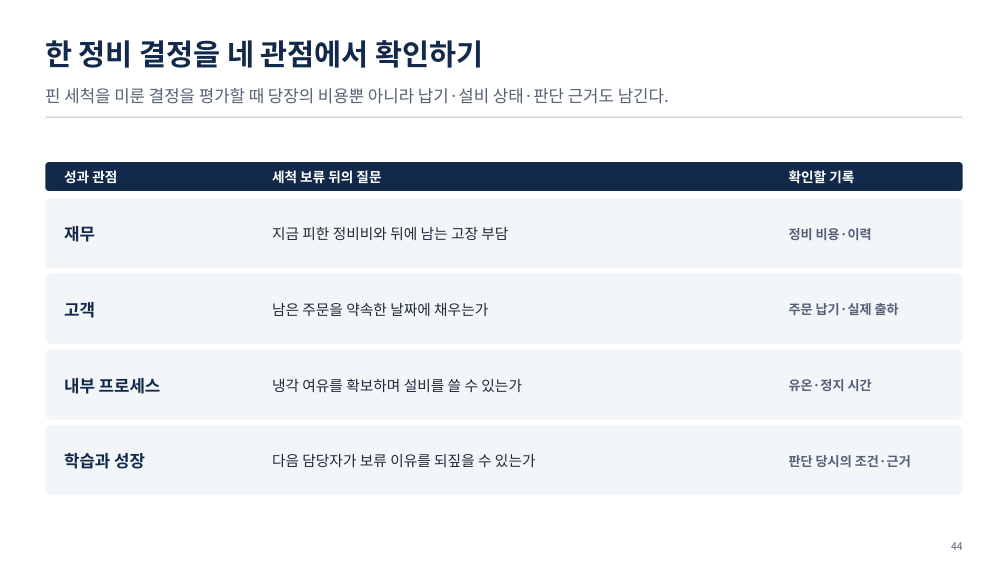
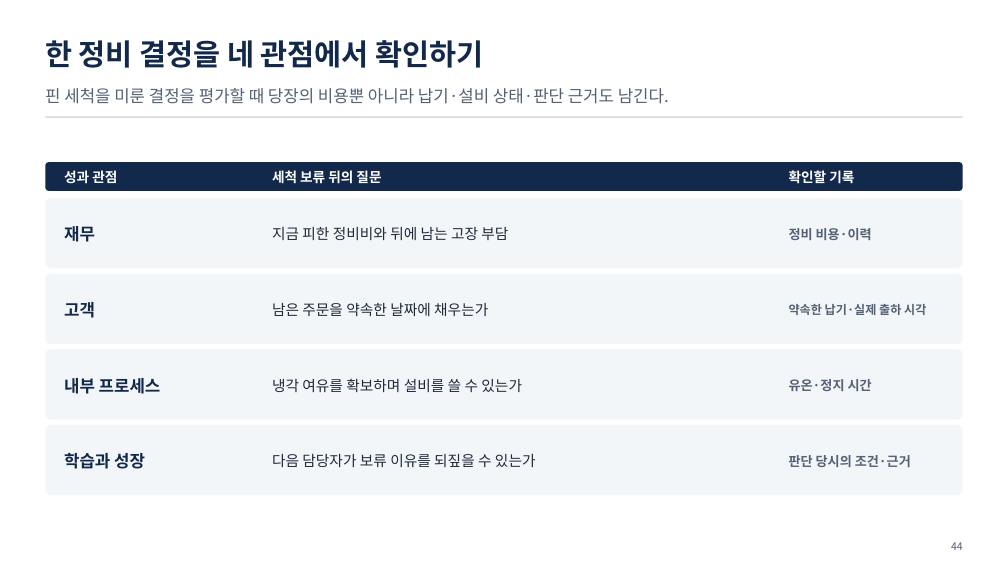
Before and after one commit to uengine-oss/hyd-iot-edu, a slide deck: slide 44 of workspace/강의제작/산출물/통합반/이론/03회차/통합반_03일차.pptx. Drawn at 1008x567 pixels with LibreOffice and Linux fonts; fonts in the diff are those of the drawing. Boxes give left, top, right and bottom in pixels: in the first picture for what was removed or moved away, otherwise in the second. Text is boxed around its words. In the diff, an @@ line names an element or a change of style, - is before the commit and + after.

Commit message:
통합반 3회차 42~62장 성과 비교 덱·낭독을 실제 원화 손익과 기준 렌더로 검토·수정

```diff
--- a/workspace/강의제작/산출물/통합반/이론/03회차/통합반_03일차.pptx
+++ b/workspace/강의제작/산출물/통합반/이론/03회차/통합반_03일차.pptx
@@ text at <box>789,304,926,315</box>: text changed; size 12.5 to 11.5 pt @@
-주문 납기·실제 출하
+약속한 납기·실제 출하 시각
```
Also in this commit, not shown: 12 other slides changed, 35 other files.
